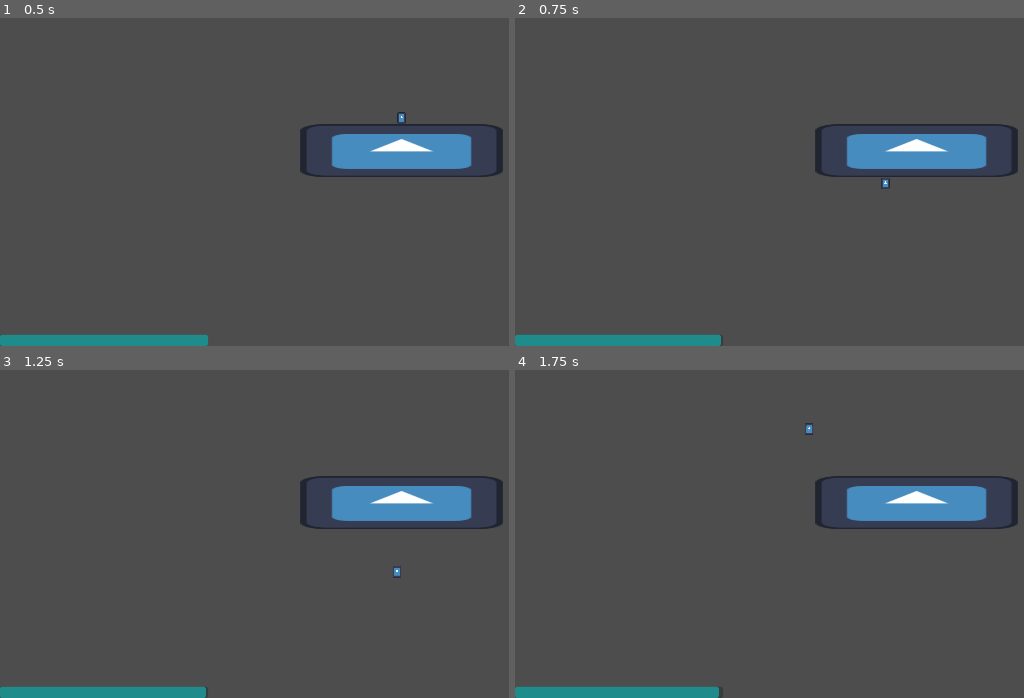
Above: before the commit, frames 1-4 (two rows, left to right).
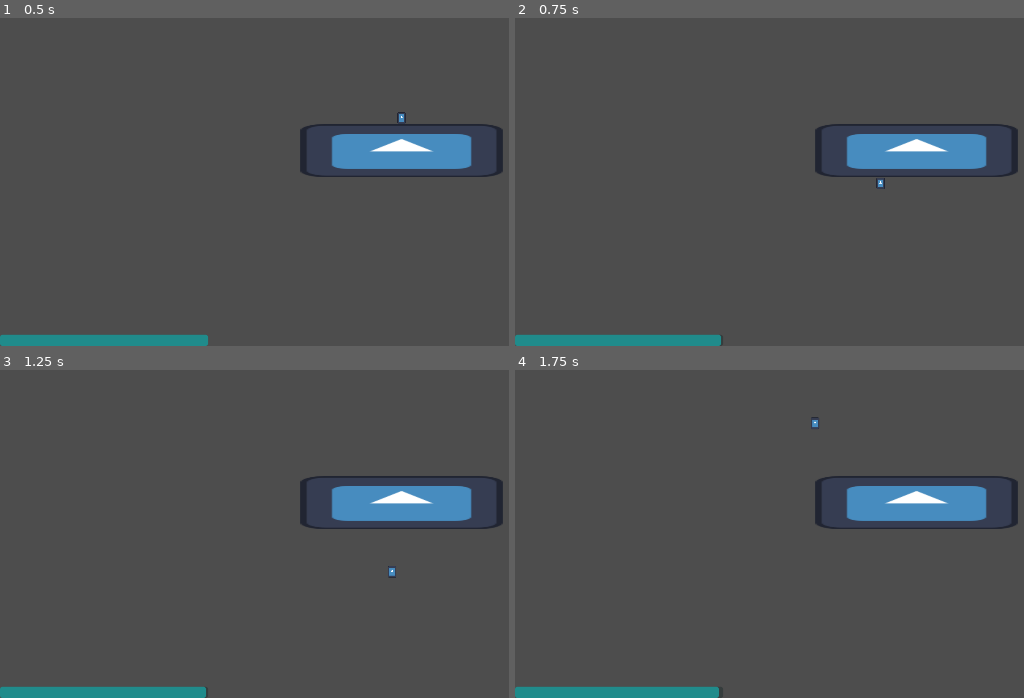
Above: after the commit, the same moments.

Repository: aragocz/game
Game: Godot game, scene res://test.tscn
Two runs of this game, one before a commit and one after it. Both use one fixed random seed, a clock stepped at 60 frames per second and the inputs below. The engine's default icon, where the game draws it, is replaced by a stand-in: a white triangle on a blue panel in a dark square.
Inputs:
- Up to frame 1 (0.5 s): no input
- Up to frame 2 (0.75 s): tap Enter at 0.5 s; hold D (right) from 0.53 s (still down); tap Shift (slow) at 0.6 s
- Up to frame 3 (1.25 s): keep holding D (right); tap W (up) at 0.77 s
- Up to frame 4 (1.75 s): keep holding D (right); tap R (debug_restart) at 1.25 s; tap Ctrl (slide) at 1.35 s; tap W (up) at 1.52 s; tap Shift (slow) at 1.55 s

Frame 1 is identical in both runs. In frame 2, less than 0.1% of the frame differs, in the area x 70-74%, y 48-53%; in frame 3, less than 0.1%; in frame 4, less than 0.1%, in the area x 56-60%, y 14-20%.

Commit message:
Working dash system

Diff:
--- a/player.gd
+++ b/player.gd
@@ -1,7 +1,7 @@
 extends CharacterBody2D;
 @export var speed:int = 750; #p/s^2
 @export var jump:int = 200; #p
-@export var dash_radius:int = 700; #p
+@export var dash_radius:int = 125; #p
 var slowed:bool = false;
 var falling:bool = false;
 var recovering_timeslow:bool = false;
@@ -44,17 +44,12 @@
 	if slowed:
 		var spacestate = get_world_2d().direct_space_state;
 		var ray = PhysicsRayQueryParameters2D.create(self.global_position, DisplayServer.mouse_get_position());
-		ray.exclude = [self];
+		ray.exclude = [self, projection];
 		var intersect = spacestate.intersect_ray(ray);
 		if(intersect.is_empty() or (self.position.distance_to(intersect.position) > dash_radius)):
-			projection.position = radialPosition(DisplayServer.mouse_get_position(), dash_radius, self.position);
+			projection.position = to_local(radialPosition(DisplayServer.mouse_get_position(), dash_radius, self.position));
 		elif(self.position.distance_to(intersect.position) <= dash_radius):
-			projection.position = to_local(intersect.position)
-			print("----")
-			print(self.position)
-			print(intersect.position)
-			print(self.position.distance_to(intersect.position))
-			#intersect.normal
+			projection.position = to_local(intersect.position);
 		#endif
 	#endif
 #endfunc
@@ -115,7 +110,7 @@
 	return Vector2(clamp(vector.x, minV.x, maxV.x), clamp(vector.y, minV.y, maxV.y));
 
 func radialPosition(vector:Vector2, radius:float, origin:Vector2) -> Vector2:
-	return (vector-origin).normalized()*radius;
+	return origin + Vector2.from_angle(origin.angle_to_point(vector))*radius
 
 func getPlatformGlobalBoundaries(platformArea:Area2D) -> Dictionary[String, Vector2]:
 	var parentScale:Vector2 = platformArea.get_node("..").scale
